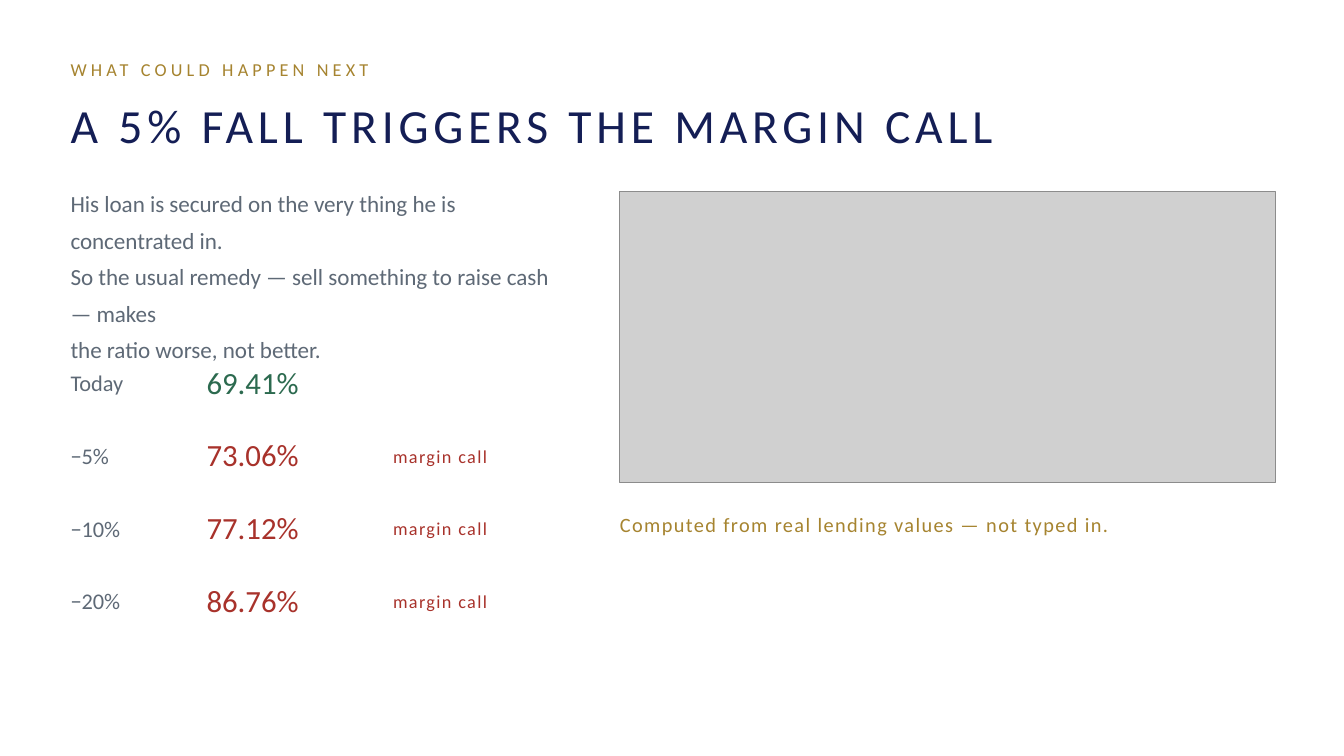
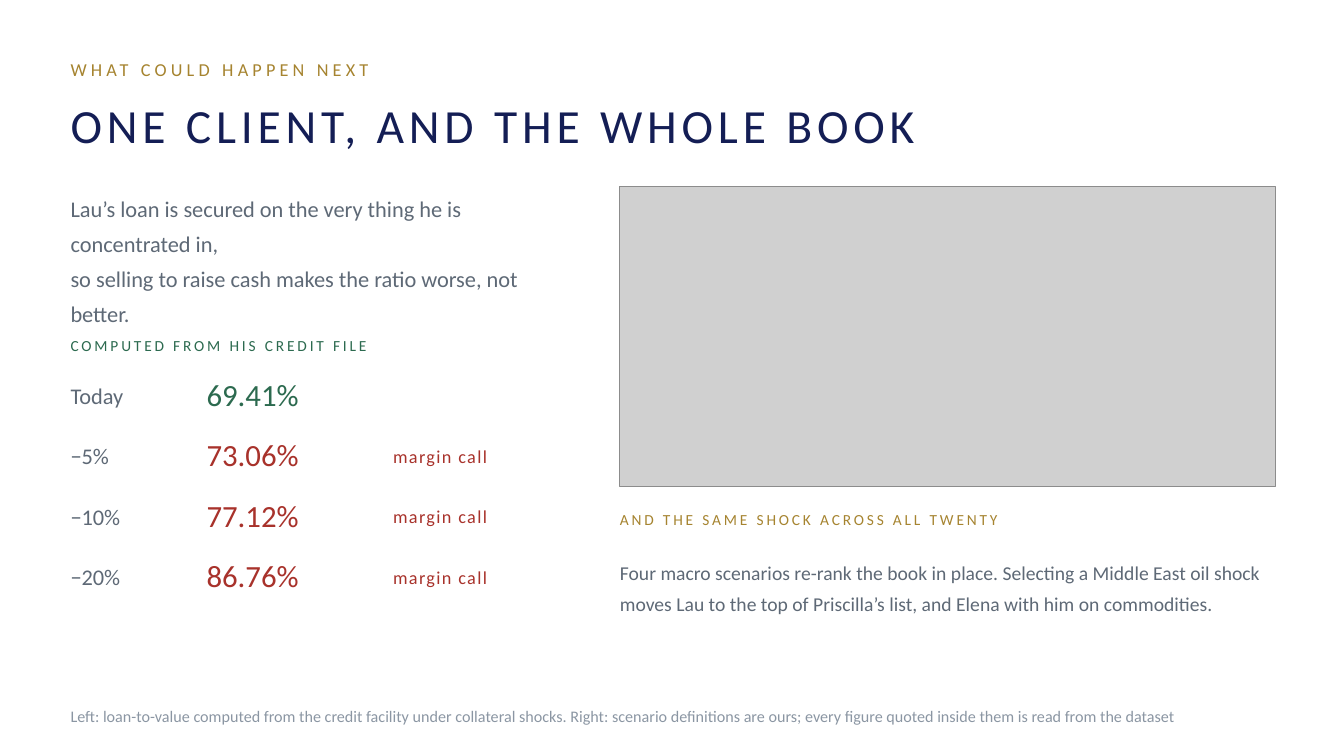
Before and after one commit to jvvinoth/Foresight-RM, a slide deck: slide 7 of docs/Foresight-RM-Pitch.pptx. Drawn at 1344x756 pixels with LibreOffice and Linux fonts; fonts in the diff are those of the drawing; grey boxes stand for pictures. Boxes give left, top, right and bottom in pixels: in the first picture for what was removed or moved away, otherwise in the second. Text is boxed around its words. In the diff, an @@ line names an element or a change of style, - is before the commit and + after.

```diff
--- a/docs/Foresight-RM-Pitch.pptx
+++ b/docs/Foresight-RM-Pitch.pptx
@@ text at (71, 112, 142, 144): text changed @@
-A 5% FALL TRIGGERS THE MARGIN CALL
+ONE CLIENT, AND THE WHOLE BOOK
@@ text at (71, 201, 518, 322): text changed; size 16.5 to 16 pt @@
-His loan is secured on the very thing he is concentrated in.
-So the usual remedy — sell something to raise cash — makes
-the ratio worse, not better.
+Lau’s loan is secured on the very thing he is concentrated in,
+so selling to raise cash makes the ratio worse, not better.
@@ picture: place and size @@
-picture at (620, 192, 1275, 483)
+picture at (620, 187, 1275, 487)
@@ text added at (71, 341, 366, 351), 11 pt, text #2C6A4F @@
+COMPUTED FROM HIS CREDIT FILE
@@ text "Today": place and size @@
-text "Today" at (71, 375, 124, 395)
+text "Today" at (71, 388, 124, 408)
@@ text "69.41%": place and size @@
-text "69.41%" at (207, 373, 299, 395)
+text "69.41%" at (207, 385, 299, 407)
@@ 3 texts: place and size @@
-3 texts at (71, 518, 487, 540)
+3 texts at (71, 506, 487, 528)
@@ text removed at (620, 518, 1108, 536) @@
-Computed from real lending values — not typed in.
@@ text added at (620, 515, 998, 525), 11 pt, text #A68430 @@
+AND THE SAME SHOCK ACROSS ALL TWENTY
@@ 3 texts: place and size @@
-3 texts at (71, 591, 487, 613)
+3 texts at (71, 566, 487, 588)
@@ text added at (620, 566, 1260, 614), 14 pt, text #5E6976 @@
+Four macro scenarios re-rank the book in place. Selecting a Middle East oil shock moves Lau to the top of Priscilla’s list, and Elena with him on commodities.
@@ text added at (71, 711, 1175, 725), 11.5 pt, text #8B96A3 @@
+Left: loan-to-value computed from the credit facility under collateral shocks. Right: scenario definitions are ours; every figure quoted inside them is read from the dataset
```
Also in this commit, not shown: 3 other files.
